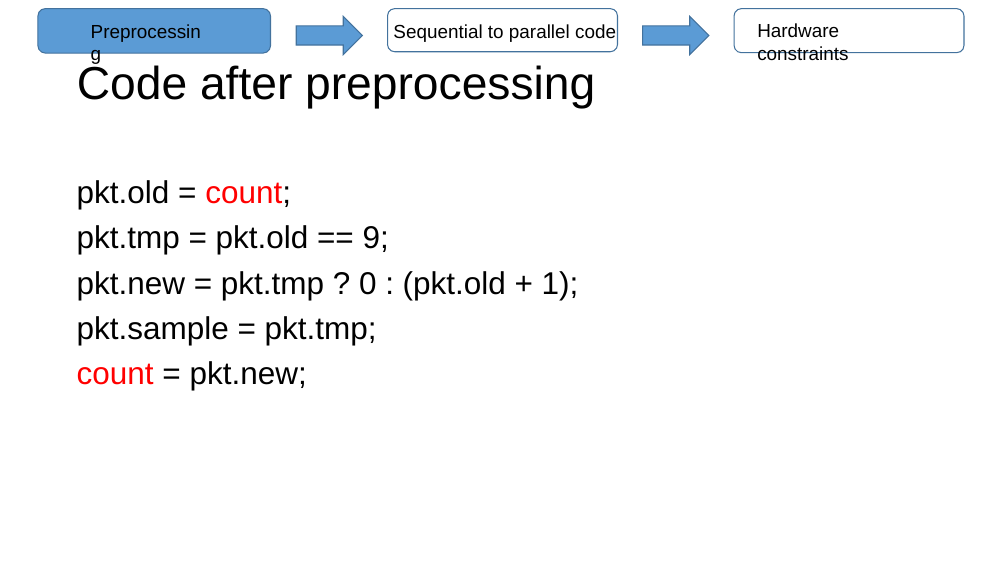
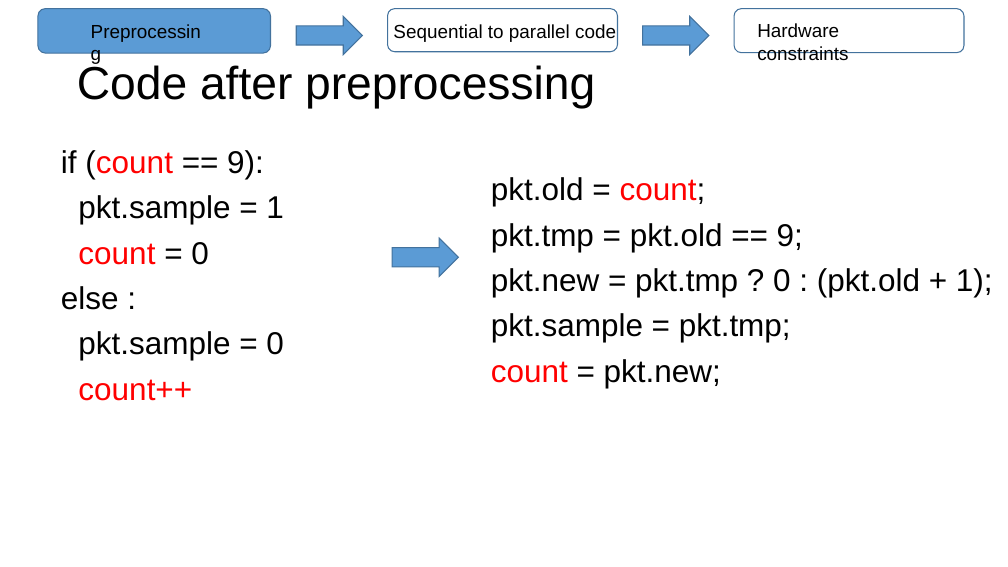
Before and after one commit to anirudhSK/pifo-domino-marple-ppts, a slide deck: slide 20 of domino_pifo.pptx (slide 21 before the commit). Drawn at 1008x567 pixels with LibreOffice and Linux fonts; fonts in the diff are those of the drawing. Boxes give left, top, right and bottom in pixels: in the first picture for what was removed or moved away, otherwise in the second. Text is boxed around its words. In the diff, an @@ line names an element or a change of style, - is before the commit and + after.

```diff
--- a/domino_pifo.pptx
+++ b/domino_pifo.pptx
@@ text added at <box>61,150,284,401</box>, 30 pt, text #000000 @@
+if (count == 9):
+pkt.sample = 1
+count = 0
+else :
+pkt.sample = 0
+count++
@@ text "pkt.old = count;": place and size @@
-text "pkt.old = count;" at <box>77,180,579,390</box>
+text "pkt.old = count;" at <box>491,177,993,388</box>
@@ right arrow added at <box>392,238,459,277</box>, fill #5B9BD5, outline #43739E 1 pt @@
```
Also in this commit, not shown: 54 other slides changed, 2 slides added, 1 slide removed.
